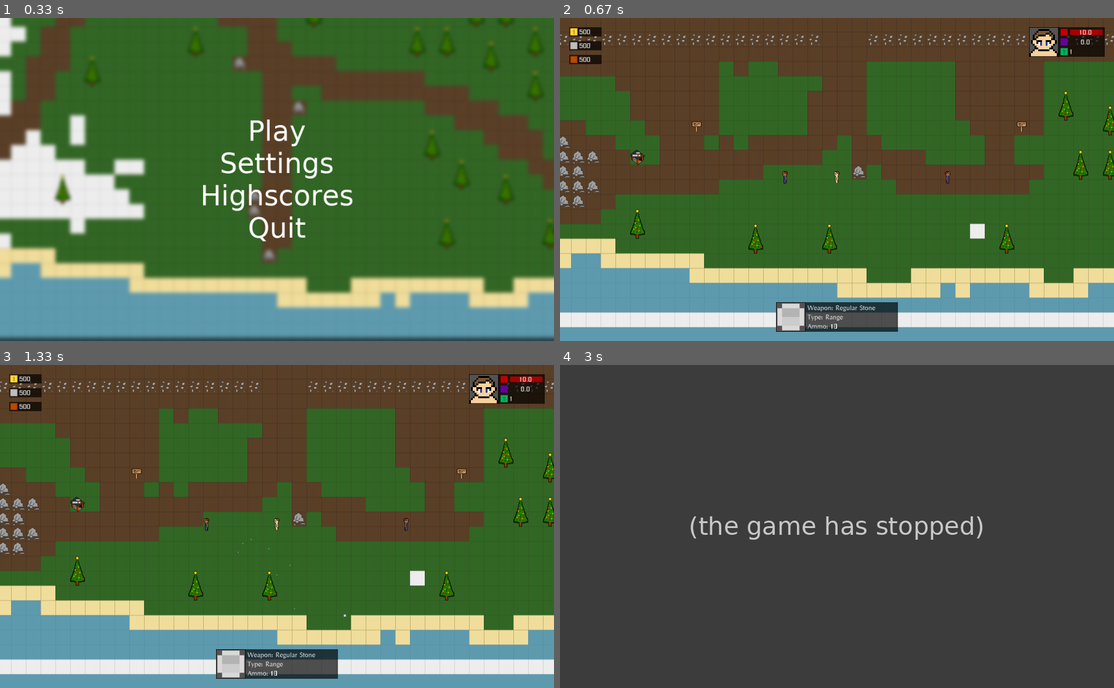
Above: before the commit, frames 1-4 (two rows, left to right).
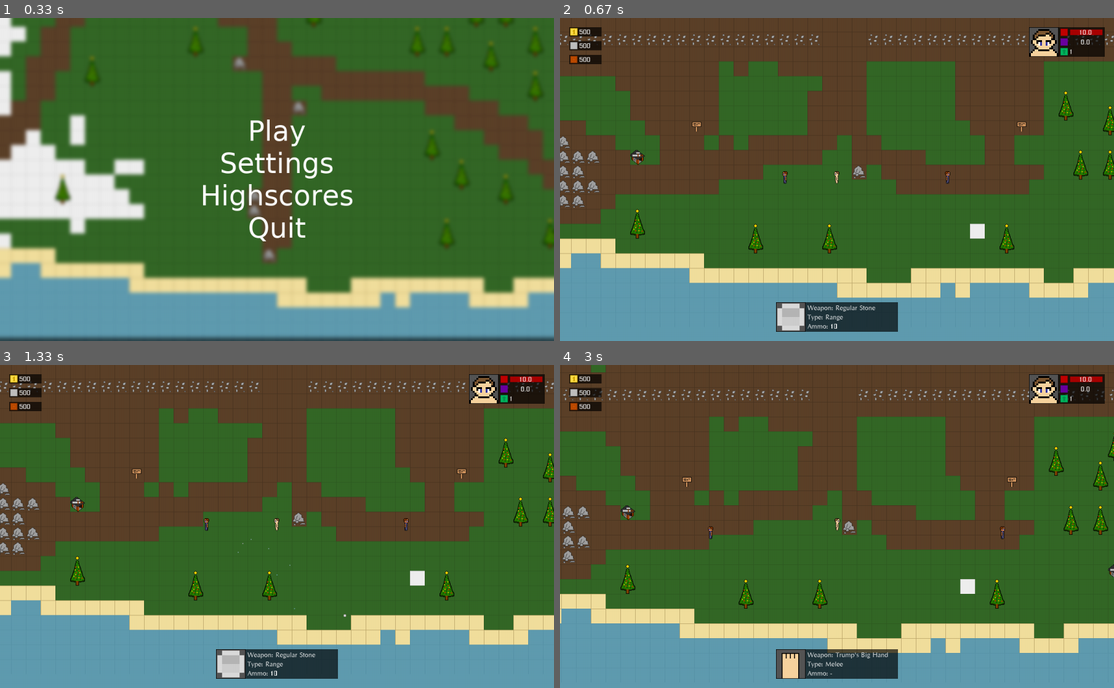
Above: after the commit, the same moments.

Repository: justvulpes/pygame
Game: pygame game, started from Main.py
Same seed, same stepped clock (60 frames per second), same inputs: the game is played once before the commit and once after it.
Inputs (mouse positions are in pixels of both pictures, inside the frame that each line leads up to):
- Up to frame 1 (0.33 s): no input
- Up to frame 2 (0.67 s): click "Play" at 0.38 s
- Up to frame 3 (1.33 s): click "Type: Range" at 0.72 s; click (332, 597) at 1.05 s
- Up to frame 4 (3 s): hold D 1.33-1.8 s; hold W 1.83-2.13 s; hold D 2.17-2.63 s; right-click (692, 406) at 2.72 s

Frame 1 is identical in both runs. In frame 2, 4.4% of the frame differs, in the area x 0-100%, y 91-96%; in frame 3, 4.4%; in frame 4, 99%, in the area x 0-100%, y 0-100%.
Error before the commit: IndexError: list index out of range (Stone_particle.py line 40); the game stopped at 1.52 s (later frames are placeholders)

Commit message:
particles

Diff:
--- a/World.py
+++ b/World.py
@@ -105,7 +105,7 @@
 
 def set_tile(color, x, y):
     """Set tile."""
-    #  print(color)
+    print(color)
     if color == 950016:
         World.tiles_hash[y][x] = tiles.Tile.Tile(game_graphics.Sprite.grass)
         return
@@ -170,4 +170,8 @@
         # replace
         return
 
+    if color == 12020480:
+        World.tiles_hash[y][x] = tiles.Tile.Tile(game_graphics.Sprite.water, solid=True, high=True)
+        return
+
     World.tiles_hash[y][x] = tiles.Tile.Tile(game_graphics.Sprite.snow)
--- a/objects/particles/Stone_particle.py
+++ b/objects/particles/Stone_particle.py
@@ -19,28 +19,35 @@
         print("sss")
 
     def update(self):
-        self.speed_x /= 1.1
-        self.speed_y /= 1.1
+        if not self.removed:
+            self.speed_x /= 1.1
+            self.speed_y /= 1.1
 
-        self.life_time -= 1
+            self.life_time -= 1
 
-        # if not (0 <= int(self.x + self.speed_x) >> 5 < World.World.map_width):
-        #     self.destroy()
-        #     return
+            if not (0 <= int(self.x + self.speed_x) >> 5 < World.World.map_width):
+                self.destroy()
+                return
 
-        if World.World.tiles_hash[int(self.y) >> 5][int(self.x + self.speed_x) >> 5].solid:
-            self.speed_x = - self.speed_x
+            if World.World.tiles_hash[int(self.y) >> 5][int(self.x + self.speed_x) >> 5].solid:
+                if not (0 <= int(self.x - self.speed_x) >> 5 < World.World.map_width):
+                    self.destroy()
+                    return
+                self.speed_x = - self.speed_x
 
-        self.x += self.speed_x
+            self.x += self.speed_x
 
-        # if not (0 <= int(self.y + self.speed_y) >> 5 < World.World.map_height):
-        #     self.destroy()
-        #     return
+            if not (0 <= int(self.y + self.speed_y) >> 5 < World.World.map_height):
+                self.destroy()
+                return
 
-        if World.World.tiles_hash[int(self.y + self.speed_y) >> 5][int(self.x) >> 5].solid:
-            self.speed_y = - self.speed_y
+            if World.World.tiles_hash[int(self.y + self.speed_y) >> 5][int(self.x) >> 5].solid:
+                if not (0 <= int(self.y - self.speed_y) >> 5 < World.World.map_height):
+                    self.destroy()
+                    return
+                self.speed_y = - self.speed_y
 
-        self.y += self.speed_y
+            self.y += self.speed_y
 
-        if self.life_time <= 0:
-            self.destroy()
+            if self.life_time <= 0:
+                self.destroy()
